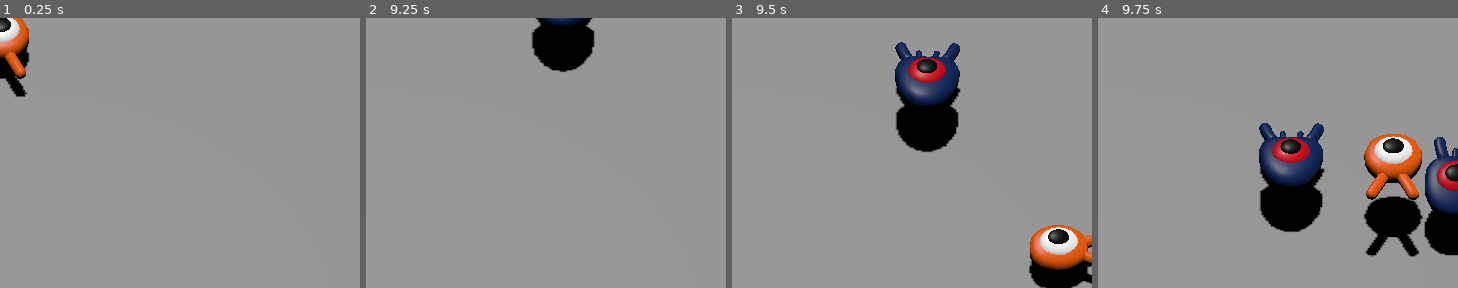
Above: before the commit, frames 1-4 (left to right).
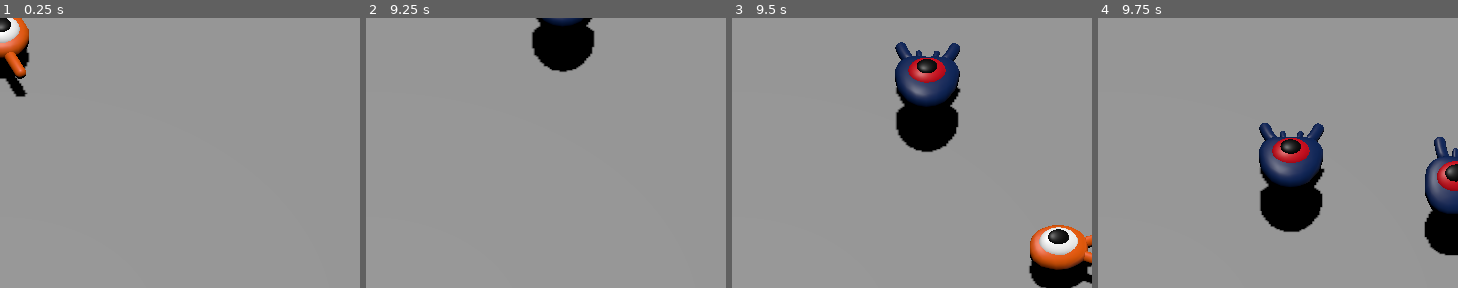
Above: after the commit, the same moments.

Repository: kekkorider/godot-dodge-the-creeps-3d
Game: Godot game, scene res://main.tscn
Two runs of this game, one before a commit and one after it. Both use one fixed random seed, a clock stepped at 60 frames per second and the inputs below.
Inputs:
- Up to frame 1 (0.25 s): no input
- Up to frame 2 (9.25 s): tap Enter at 0.5 s; hold Right (move_right) 0.53-1.28 s; tap Space (jump) at 0.6, 0.77, 1.07, 1.35, 1.52, 1.82, 2.1, 2.85, 3.02, 3.32, 3.6, 3.77, 4.07, 4.35, 4.52, 4.82, 5.1, 5.85, 6.02, 6.32, 6.6, 6.77, 7.07, 7.35, 7.52, 7.82, 8.1, 8.85, 9.02 s; hold Down (move_back) 1.28-2.03 s; hold Right (move_right) 2.03-2.78 s; hold Up (move_forward) 2.78-3.53 s; hold Left (move_left) 3.53-5.03 s; hold Down (move_back) 5.03-5.78 s; hold Right (move_right) 5.78-6.53 s; hold Up (move_forward) 6.53-7.28 s; hold Right (move_right) 7.28-8.03 s; hold Down (move_back) 8.03-8.78 s; hold Left (move_left) from 8.78 s (still down)
- Up to frame 3 (9.5 s): keep holding Left (move_left); tap Space (jump) at 9.32 s
- Up to frame 4 (9.75 s): release Left (move_left) at 9.53 s; hold Up (move_forward) from 9.53 s (still down); tap Space (jump) at 9.6 s
The pictures show only the part of the screen within x 50-100%, y 50-100%; the shares and areas given below are measured in that part.

Frames 1-3 are identical in both runs. In frame 4, 5.4% of the frame differs, in the area x 73-91%, y 42-89%.

Commit message:
Kill player

Diff:
--- a/main.gd
+++ b/main.gd
@@ -11,3 +11,7 @@
   mob.initialize(mob_spawn_location.position, $Player.position)
 
   add_child(mob)
+
+
+func _on_player_hit() -> void:
+  $MobTimer.stop()
--- a/main.tscn
+++ b/main.tscn
@@ -43,10 +43,6 @@
 shadow_enabled = true
 
 [node name="Player" parent="." instance=ExtResource("1_7cs2b")]
-speed = null
-fall_acceleration = null
-jump_impulse = null
-bounce_impulse = null
 
 [node name="CameraPivot" type="Marker3D" parent="."]
 transform = Transform3D(1, 0, 0, 0, 0.707107, 0.707107, 0, -0.707107, 0.707107, 0, 0, 0)
@@ -86,4 +82,5 @@
 wait_time = 0.5
 autostart = true
 
+[connection signal="hit" from="Player" to="." method="_on_player_hit"]
 [connection signal="timeout" from="MobTimer" to="." method="_on_mob_timer_timeout"]
--- a/player.gd
+++ b/player.gd
@@ -8,6 +8,8 @@
 @export var jump_impulse: float = 20
 # Vertical impulse when bouncing over an enemy, in meters per second
 @export var bounce_impulse: float = 16
+
+signal hit
 
 var target_velocity = Vector3.ZERO
 
@@ -25,6 +27,7 @@
 
   if direction != Vector3.ZERO:
     direction = direction.normalized()
+
     # Setting the basis property will affect the rotation on the node
     $Pivot.basis = Basis.looking_at(direction)
 
@@ -60,10 +63,17 @@
       if Vector3.UP.dot(collision.get_normal()) > 0.1:
         mob.squash()
 
-        # Bounce
-        target_velocity.y = jump_impulse
+      # Bounce
+      target_velocity.y = jump_impulse
 
-        # Prevent duplicate calls
-        break
+      # Prevent duplicate calls
+      break
 
   move_and_slide()
+
+func die() -> void:
+  hit.emit()
+  queue_free()
+
+func _on_mob_detector_body_entered(_body: Node3D) -> void:
+  die()
--- a/player.tscn
+++ b/player.tscn
@@ -6,6 +6,10 @@
 [sub_resource type="CapsuleShape3D" id="CapsuleShape3D_07byn"]
 radius = 1.04566
 height = 3.07558
+
+[sub_resource type="CylinderShape3D" id="CylinderShape3D_7tftt"]
+height = 0.205517
+radius = 1.20029
 
 [node name="Player" type="CharacterBody3D"]
 collision_mask = 6
@@ -22,3 +26,14 @@
 [node name="CollisionShape" type="CollisionShape3D" parent="."]
 transform = Transform3D(1, 0, 0, 0, -4.37114e-08, -1, 0, 1, -4.37114e-08, 0, 0, 0.273293)
 shape = SubResource("CapsuleShape3D_07byn")
+
+[node name="MobDetector" type="Area3D" parent="."]
+collision_layer = 0
+collision_mask = 2
+monitorable = false
+
+[node name="CollisionShape" type="CollisionShape3D" parent="MobDetector"]
+transform = Transform3D(1, 0, 0, 0, 1, 0, 0, 0, 1, 0, 0.432936, -0.119094)
+shape = SubResource("CylinderShape3D_7tftt")
+
+[connection signal="body_entered" from="MobDetector" to="." method="_on_mob_detector_body_entered"]
Not shown: 1 places in player.tscn that only renumber resources
